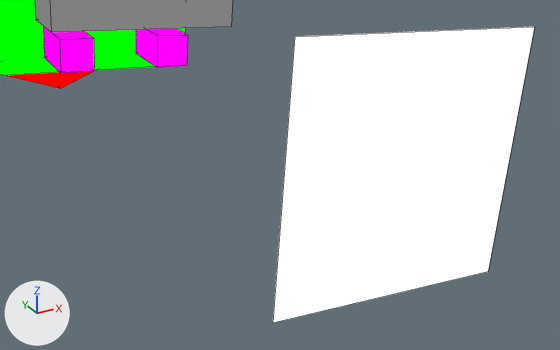
What one commit did to the Blender file assets-source/blender/motion/carnotaurus-rest.blend.
Before and after are seen from a 50 mm camera at (71.29, -33.59, 28.37) aimed at (73.54, -29.51, 26.33). The axes (+X, +Y, +Z) are drawn at lower left. The lights are the same throughout. The first picture is the older version. Mesh edges are drawn as thin lines.

Names of what the first picture shows: 'DinoTycoon_Motion_carnotaurus_rest_eye', 'DinoTycoon_Motion_carnotaurus_rest_head', 'DinoTycoon_Motion_carnotaurus_rest_jaw', 'DinoTycoon_Motion_carnotaurus_rest_mouth', 'DinoTycoon_Motion_carnotaurus_rest_tooth0', 'DinoTycoon_Motion_carnotaurus_rest_tooth1'.
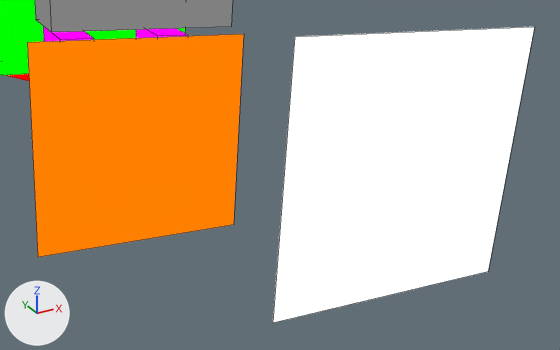
What differs and where, as boxes [x1, y1, x2, y2] in the pictures (560 x 350 px):
'DinoTycoon_Motion_carnotaurus_rest_eye_white', added (orange): after [27, 34, 244, 257]
'DinoTycoon_Motion_carnotaurus_rest_tooth0', unchanged, covered by the edit: before [43, 26, 94, 73]; after [43, 26, 94, 42]
'DinoTycoon_Motion_carnotaurus_rest_tooth1', unchanged, covered by the edit: before [136, 28, 188, 68]; after [136, 28, 188, 38]

What changed in the scene script:
```text
Add mat_dinotycoon_role_y:
    mat_dinotycoon_role_y = emission_material('DinoTycoon_Role_Y')
    mat_dinotycoon_role_y.base_color = (1.0, 0.216, 0.0)  # orange #ff8000
Add me_dinotycoon_motion_carnotaurus_rest_sample_eye_white:
    me_dinotycoon_motion_carnotaurus_rest_sample_eye_white.from_pydata([(72.15, -29.0, 27.27), (73.54, -29.0, 27.15), (73.43, -29.0, 25.76), (72.04, -29.0, 25.87), (72.15, -29.0, 27.27), (73.54, -29.0, 27.15), (73.43, -29.0, 25.76), (72.04, -29.0, 25.87)], [], [(3, 2, 1, 0), (4, 5, 6, 7), (0, 1, 5, 4), (1, 2, 6, 5), (2, 3, 7, 6), (3, 0, 4, 7)])
    me_dinotycoon_motion_carnotaurus_rest_sample_eye_white.materials.append(mat_dinotycoon_role_y)  # orange #ff8000
Add ob_dinotycoon_motion_carnotaurus_rest_eye_white:
    ob_dinotycoon_motion_carnotaurus_rest_eye_white = bpy.data.objects.new('DinoTycoon_Motion_carnotaurus_rest_eye_white', me_dinotycoon_motion_carnotaurus_rest_sample_eye_white)
    ob_dinotycoon_motion_carnotaurus_rest_eye_white.location = (0.0, 0.0, 0.0)
```
